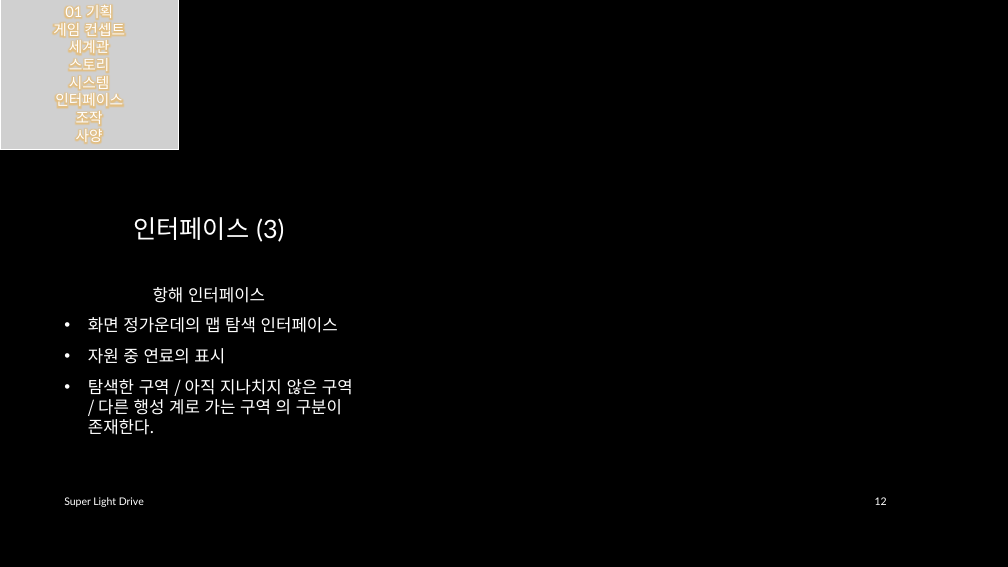
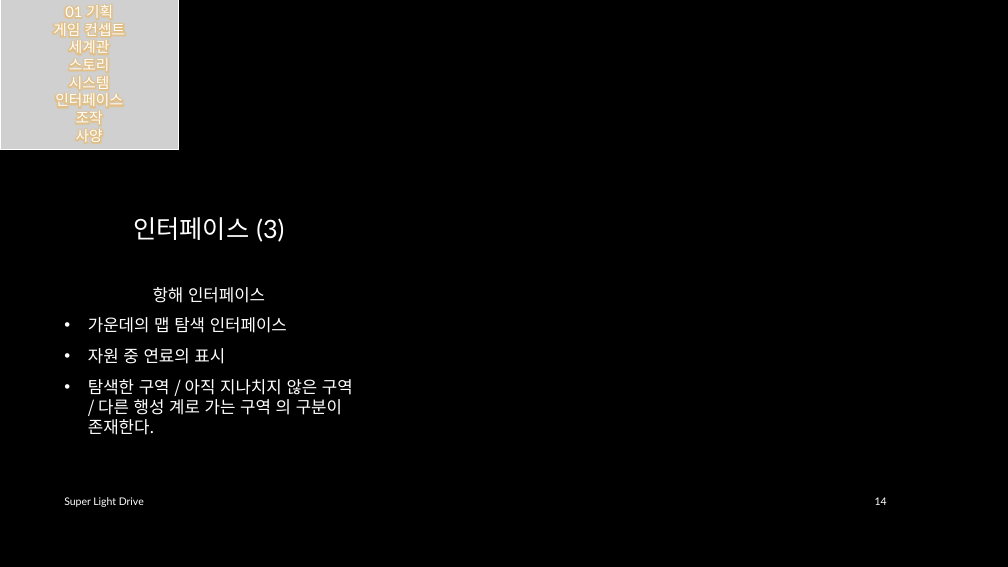
Before and after one commit to iconstudio/2017-Platformer, a slide deck: slide 14 of slides/SuperLightDrive_20171228.pptx (slide 12 before the commit). Drawn at 1008x567 pixels with LibreOffice and Linux fonts; fonts in the diff are those of the drawing; grey boxes stand for pictures; background and template pictures are left out. Boxes give left, top, right and bottom in pixels: in the first picture for what was removed or moved away, otherwise in the second. Text is boxed around its words. In the diff, an @@ line names an element or a change of style, - is before the commit and + after.

```diff
--- a/slides/SuperLightDrive_20171228.pptx
+++ b/slides/SuperLightDrive_20171228.pptx
@@ text at (88,317,287,333): text changed @@
-• 화면 정가운데의 맵 탐색 인터페이스
+• 가운데의 맵 탐색 인터페이스
@@ page number at (875,497,887,505): text changed @@
-12
+14
```
Also in this commit, not shown: 15 other slides changed, 5 slides added, 3 other files.
